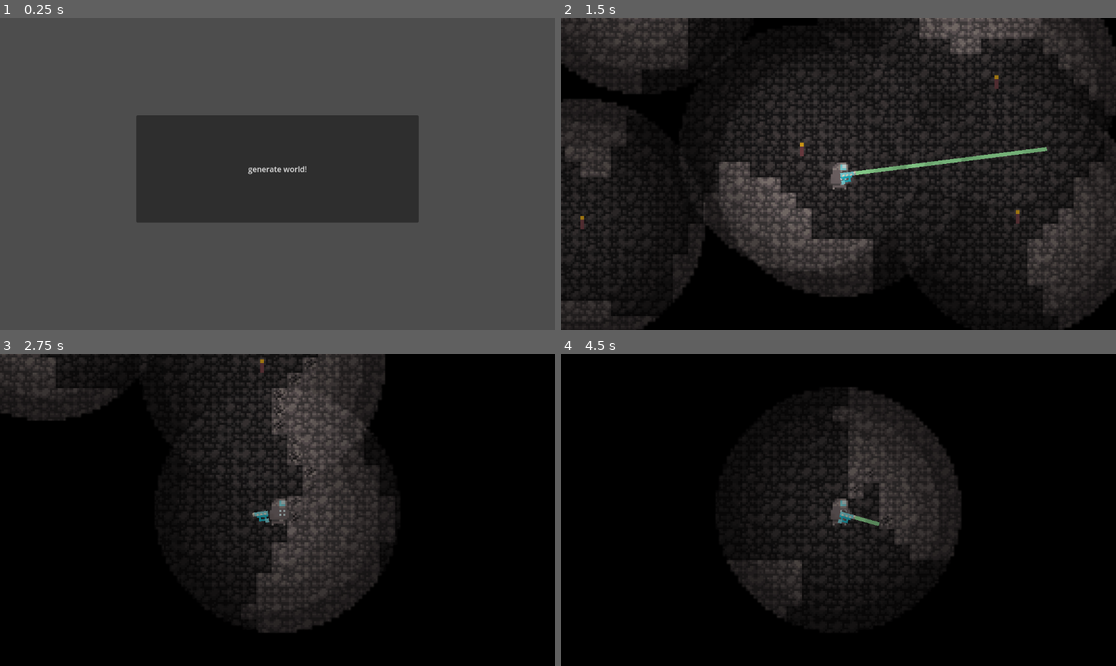
Above: before the commit, frames 1-4 (two rows, left to right).
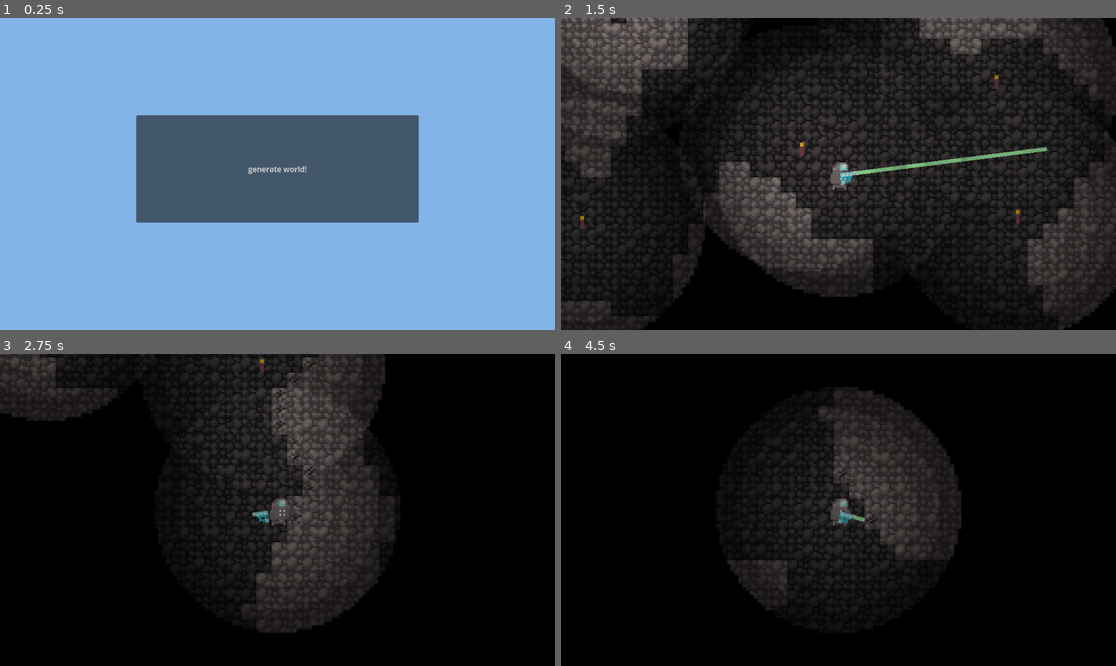
Above: after the commit, the same moments.

Repository: tygutowski/2d-mining-sandbox
Game: Godot game, scene res://Game/Main Menu.tscn
Two runs of this game, one before a commit and one after it. Both use one fixed random seed, a clock stepped at 60 frames per second and the inputs below.
Inputs (mouse positions are in pixels of both pictures, inside the frame that each line leads up to):
- Up to frame 1 (0.25 s): no input
- Up to frame 2 (1.5 s): click "generate world!" at 0.5 s; tap Enter at 1.25 s; move the mouse to (960, 158) at 1.27 s; press the mouse at (960, 158) at 1.28 s; hold D (run_right) from 1.28 s (still down)
- Up to frame 3 (2.75 s): keep holding D (run_right); tap Space (jump) at 1.52, 2.27 s; move the mouse to (166, 525) at 2.02 s; release the mouse at (166, 525) at 2.03 s; click (166, 525) at 2.1 s
- Up to frame 4 (4.5 s): move the mouse to (894, 441) at 2.77 s; release D (run_right) at 2.78 s; press the mouse at (894, 441) at 2.78 s; hold A (run_left) 2.78-3.53 s; move the mouse to (810, 572) at 3.52 s; release the mouse at (810, 572) at 3.53 s; hold D (run_right) from 3.53 s (still down); click (810, 572) at 3.6 s; tap Space (jump) at 3.77 s; move the mouse to (1005, 556) at 4.27 s; press the mouse at (1005, 556) at 4.28 s

The runs differ from the first frame. In frame 1, 100% of the frame differs, in the area x 0-100%, y 0-100%; in frame 2, 9.9%; in frame 3, 1.6%; in frame 4, 1.7%.

Commit message:
working on light raycasting

Diff:
--- a/Game/LevelData.gd
+++ b/Game/LevelData.gd
@@ -1,13 +1,18 @@
 extends Node
+
+var tile_size = 8
 
 var blocks = {
 	'AIR': -1,
 	'DIRT': 1,
 	'STONE': 2,
-	'IRON_ORE': 3}
+	'IRON_ORE': 3,
+	'TORCH': 4
+	}
 var backgrounds = {
 	'AIR': -1,
-	'STONE': 1002}
+	'STONE': 1002
+	}
 @onready var tilemap = get_tree().get_first_node_in_group("tilemap")
 var tile_list = []
 var gravity = 500
--- a/Game/Main Menu.gd
+++ b/Game/Main Menu.gd
@@ -2,6 +2,18 @@
 
 var tilemap
 var noise
+var width = 200
+var height = 200
+var lights = []
+
+var finished = -1
+
+func _physics_process(delta):
+	if finished == 0:
+		for light in lights:
+			var positions = light.check_all_positions()
+			print(positions)
+	finished -= 1
 
 func _ready():
 	noise = FastNoiseLite.new()
@@ -16,20 +28,47 @@
 	var game = load("res://Game/Main.tscn").instantiate()
 	get_parent().add_child(game)
 	tilemap = game.get_node("Level/TileMap")
-	for x in range(100):
-		for y in range(100):
+	for x in range(width):
+		for y in range(height):
+
 			if noise.get_noise_2d(x,y) > 0:
-				pass
+				# empty
+				if randi_range(1, 100) == -1:
+					gen_tile(x, y, LevelData.backgrounds['AIR'])
+					var light = load("res://Light.tscn").instantiate()
+					light.global_position = tilemap.map_to_local(Vector2(x,y))# + Vector2(LevelData.tile_size/2, LevelData.tile_size/2)
+					tilemap.get_parent().add_child(light)
+					lights.append(light)
+				else:
+					gen_bg(x, y, LevelData.backgrounds['STONE'])
 			else:
+				gen_bg(x, y, LevelData.backgrounds['STONE'])
 				gen_tile(x, y, LevelData.blocks['STONE'])
-			gen_bg(x, y, LevelData.backgrounds['STONE'])
+	gen_tile(20, 20, LevelData.backgrounds['AIR'])
+	gen_tile(20, 20, LevelData.blocks['AIR'])
+	var light = load("res://Light.tscn").instantiate()
+	light.global_position = tilemap.map_to_local(Vector2(20,20))# + Vector2(LevelData.tile_size/2, LevelData.tile_size/2)
+	tilemap.get_parent().add_child(light)
+	lights.append(light)
+	gen_finished()
+
+func gen_finished():
+	finished = 5
 
 func random_tile(tile_id):
+	if tile_id == -1:
+		return Vector2(0, 0)
 	var answer = randi_range(0, tilemap.tile_set.get_source(tile_id).get_tiles_count() - 1)
 	return Vector2(answer, 0)
 
 func gen_tile(x, y, type):
-	tilemap.set_cell(0, Vector2(x, y), type, random_tile(type))
+	if type == -1:
+		tilemap.set_cell(0, Vector2(x, y), type)
+	else:
+		tilemap.set_cell(0, Vector2(x, y), type, random_tile(type))
 
 func gen_bg(x, y, type):
-	tilemap.set_cell(2, Vector2(x, y), type, random_tile(type))
+	if type == -1:
+		tilemap.set_cell(2, Vector2(x, y), type)
+	else:
+		tilemap.set_cell(2, Vector2(x, y), type, random_tile(type))
--- a/Game/Main.tscn
+++ b/Game/Main.tscn
@@ -1,170 +1,22 @@
-[gd_scene load_steps=17 format=3 uid="uid://o4yef21c61a4"]
+[gd_scene load_steps=6 format=3 uid="uid://o4yef21c61a4"]
 
 [ext_resource type="Script" path="res://Blocks/Tile.gd" id="1_eq0eg"]
-[ext_resource type="Texture2D" uid="uid://da8wvm677db1k" path="res://Blocks/mining-tileset.png" id="2_8q7pj"]
-[ext_resource type="Texture2D" uid="uid://dbw7b1my1jrxm" path="res://Blocks/stone-tileset.png" id="2_lrivv"]
-[ext_resource type="Texture2D" uid="uid://bdj2i23ymtx58" path="res://Blocks/dirt-tileset.png" id="3_658ud"]
+[ext_resource type="TileSet" uid="uid://bm3lh3mnhxnkt" path="res://Game/Tileset.tres" id="2_38lbi"]
 [ext_resource type="PackedScene" uid="uid://dshp4uae0cui7" path="res://Player/Player.tscn" id="3_e7doq"]
-[ext_resource type="Texture2D" uid="uid://bkv1xb1r1so6k" path="res://Blocks/iron-ore-tileset.png" id="4_gkktc"]
-[ext_resource type="Texture2D" uid="uid://s0rerrddiicr" path="res://Blocks/stone-background-tileset.png" id="5_80nf7"]
-[ext_resource type="Texture2D" uid="uid://c51vdcww3wtyc" path="res://UI/black-box-export.png" id="8_7bnmk"]
 [ext_resource type="PackedScene" uid="uid://s0n06kgyuuvd" path="res://Light.tscn" id="9_6t285"]
 [ext_resource type="PackedScene" uid="uid://b525enuiy2v2p" path="res://Torch.tscn" id="10_a4jwi"]
-
-[sub_resource type="TileSetAtlasSource" id="TileSetAtlasSource_mpeyk"]
-texture = ExtResource("3_658ud")
-texture_region_size = Vector2i(8, 8)
-0:0/0 = 0
-0:0/0/physics_layer_0/linear_velocity = Vector2(0, 0)
-0:0/0/physics_layer_0/angular_velocity = 0.0
-0:0/0/physics_layer_0/polygon_0/points = PackedVector2Array(-4, -4, 4, -4, 4, 4, -4, 4)
-0:0/0/custom_data_1 = 200
-0:0/0/custom_data_2 = "self"
-0:0/0/custom_data_3 = "dirt"
-1:0/0 = 0
-1:0/0/physics_layer_0/linear_velocity = Vector2(0, 0)
-1:0/0/physics_layer_0/angular_velocity = 0.0
-1:0/0/physics_layer_0/polygon_0/points = PackedVector2Array(-4, -4, 4, -4, 4, 4, -4, 4)
-1:0/0/custom_data_1 = 200
-1:0/0/custom_data_2 = "self"
-1:0/0/custom_data_3 = "dirt"
-2:0/0 = 0
-2:0/0/physics_layer_0/linear_velocity = Vector2(0, 0)
-2:0/0/physics_layer_0/angular_velocity = 0.0
-2:0/0/physics_layer_0/polygon_0/points = PackedVector2Array(-4, -4, 4, -4, 4, 4, -4, 4)
-2:0/0/custom_data_1 = 200
-2:0/0/custom_data_2 = "self"
-2:0/0/custom_data_3 = "dirt"
-3:0/0 = 0
-3:0/0/physics_layer_0/linear_velocity = Vector2(0, 0)
-3:0/0/physics_layer_0/angular_velocity = 0.0
-3:0/0/physics_layer_0/polygon_0/points = PackedVector2Array(-4, -4, 4, -4, 4, 4, -4, 4)
-3:0/0/custom_data_1 = 200
-3:0/0/custom_data_2 = "self"
-3:0/0/custom_data_3 = "dirt"
-
-[sub_resource type="TileSetAtlasSource" id="TileSetAtlasSource_207oj"]
-texture = ExtResource("5_80nf7")
-texture_region_size = Vector2i(8, 8)
-0:0/0 = 0
-0:0/0/physics_layer_0/linear_velocity = Vector2(0, 0)
-0:0/0/physics_layer_0/angular_velocity = 0.0
-1:0/0 = 0
-1:0/0/physics_layer_0/linear_velocity = Vector2(0, 0)
-1:0/0/physics_layer_0/angular_velocity = 0.0
-2:0/0 = 0
-2:0/0/physics_layer_0/linear_velocity = Vector2(0, 0)
-2:0/0/physics_layer_0/angular_velocity = 0.0
-3:0/0 = 0
-3:0/0/physics_layer_0/linear_velocity = Vector2(0, 0)
-3:0/0/physics_layer_0/angular_velocity = 0.0
-
-[sub_resource type="TileSetAtlasSource" id="TileSetAtlasSource_yoebl"]
-texture = ExtResource("2_lrivv")
-texture_region_size = Vector2i(8, 8)
-0:0/0 = 0
-0:0/0/probability = 0.1
-0:0/0/physics_layer_0/linear_velocity = Vector2(0, 0)
-0:0/0/physics_layer_0/angular_velocity = 0.0
-0:0/0/physics_layer_0/polygon_0/points = PackedVector2Array(-4, -4, 4, -4, 4, 4, -4, 4)
-0:0/0/custom_data_1 = 400
-0:0/0/custom_data_2 = "self"
-0:0/0/custom_data_3 = "stone"
-2:0/0 = 0
-2:0/0/probability = 0.1
-2:0/0/physics_layer_0/linear_velocity = Vector2(0, 0)
-2:0/0/physics_layer_0/angular_velocity = 0.0
-2:0/0/physics_layer_0/polygon_0/points = PackedVector2Array(-4, -4, 4, -4, 4, 4, -4, 4)
-2:0/0/custom_data_1 = 400
-2:0/0/custom_data_2 = "self"
-2:0/0/custom_data_3 = "stone"
-1:0/0 = 0
-1:0/0/probability = 0.8
-1:0/0/physics_layer_0/linear_velocity = Vector2(0, 0)
-1:0/0/physics_layer_0/angular_velocity = 0.0
-1:0/0/physics_layer_0/polygon_0/points = PackedVector2Array(-4, -4, 4, -4, 4, 4, -4, 4)
-1:0/0/custom_data_1 = 400
-1:0/0/custom_data_2 = "self"
-1:0/0/custom_data_3 = "stone"
-3:0/0 = 0
-3:0/0/physics_layer_0/linear_velocity = Vector2(0, 0)
-3:0/0/physics_layer_0/angular_velocity = 0.0
-3:0/0/physics_layer_0/polygon_0/points = PackedVector2Array(-4, -4, 4, -4, 4, 4, -4, 4)
-3:0/0/custom_data_1 = 400
-3:0/0/custom_data_2 = "self"
-3:0/0/custom_data_3 = "stone"
-
-[sub_resource type="TileSetAtlasSource" id="TileSetAtlasSource_2iho6"]
-texture = ExtResource("4_gkktc")
-texture_region_size = Vector2i(8, 8)
-0:0/0 = 0
-0:0/0/physics_layer_0/linear_velocity = Vector2(0, 0)
-0:0/0/physics_layer_0/angular_velocity = 0.0
-0:0/0/physics_layer_0/polygon_0/points = PackedVector2Array(-4, -4, 4, -4, 4, 4, -4, 4)
-0:0/0/custom_data_1 = 500
-0:0/0/custom_data_2 = "iron-ore"
-0:0/0/custom_data_3 = "iron_ore"
-
-[sub_resource type="TileSetAtlasSource" id="TileSetAtlasSource_8nkmo"]
-texture = ExtResource("2_8q7pj")
-texture_region_size = Vector2i(8, 8)
-1:0/0 = 0
-1:0/0/physics_layer_0/linear_velocity = Vector2(0, 0)
-1:0/0/physics_layer_0/angular_velocity = 0.0
-1:0/0/custom_data_0 = 2
-0:1/0 = 0
-0:1/0/physics_layer_0/linear_velocity = Vector2(0, 0)
-0:1/0/physics_layer_0/angular_velocity = 0.0
-0:1/0/custom_data_0 = 3
-0:0/0 = 0
-0:0/0/physics_layer_0/linear_velocity = Vector2(0, 0)
-0:0/0/physics_layer_0/angular_velocity = 0.0
-0:0/0/custom_data_0 = 1
-1:1/0 = 0
-1:1/0/physics_layer_0/linear_velocity = Vector2(0, 0)
-1:1/0/physics_layer_0/angular_velocity = 0.0
-1:1/0/custom_data_0 = 4
-
-[sub_resource type="TileSet" id="TileSet_r6rsn"]
-tile_size = Vector2i(8, 8)
-physics_layer_0/collision_layer = 7
-physics_layer_0/collision_mask = 7
-custom_data_layer_0/name = "damage"
-custom_data_layer_0/type = 2
-custom_data_layer_1/name = "health"
-custom_data_layer_1/type = 2
-custom_data_layer_2/name = "drops"
-custom_data_layer_2/type = 4
-custom_data_layer_3/name = "block name"
-custom_data_layer_3/type = 4
-sources/999 = SubResource("TileSetAtlasSource_8nkmo")
-sources/1002 = SubResource("TileSetAtlasSource_207oj")
-sources/3 = SubResource("TileSetAtlasSource_2iho6")
-sources/1 = SubResource("TileSetAtlasSource_mpeyk")
-sources/2 = SubResource("TileSetAtlasSource_yoebl")
 
 [node name="Main" type="Node2D"]
 script = ExtResource("1_eq0eg")
 
-[node name="CanvasLayer" type="CanvasLayer" parent="."]
-
-[node name="TextureRect" type="TextureRect" parent="CanvasLayer"]
-visible = false
-anchors_preset = 15
-anchor_right = 1.0
-anchor_bottom = 1.0
-grow_horizontal = 2
-grow_vertical = 2
-texture = ExtResource("8_7bnmk")
-
-[node name="CanvasModulate" type="CanvasModulate" parent="."]
+[node name="DarknessOverlay" type="CanvasModulate" parent="."]
 color = Color(0, 0, 0, 1)
 
 [node name="Level" type="Node2D" parent="." groups=["level"]]
 
 [node name="TileMap" type="TileMap" parent="Level" groups=["tilemap"]]
 texture_filter = 1
-tile_set = SubResource("TileSet_r6rsn")
+tile_set = ExtResource("2_38lbi")
 format = 2
 layer_0/name = "tiles"
 layer_0/y_sort_enabled = true
--- /dev/null
+++ b/Game/Tileset.tres
@@ -0,0 +1,148 @@
+[gd_resource type="TileSet" load_steps=13 format=3 uid="uid://bm3lh3mnhxnkt"]
+
+[ext_resource type="Texture2D" uid="uid://bdj2i23ymtx58" path="res://Blocks/dirt-tileset.png" id="1_0h558"]
+[ext_resource type="Texture2D" uid="uid://s0rerrddiicr" path="res://Blocks/stone-background-tileset.png" id="2_1iuq7"]
+[ext_resource type="Texture2D" uid="uid://dbw7b1my1jrxm" path="res://Blocks/stone-tileset.png" id="3_tkx01"]
+[ext_resource type="Texture2D" uid="uid://bkv1xb1r1so6k" path="res://Blocks/iron-ore-tileset.png" id="4_d2sla"]
+[ext_resource type="Texture2D" uid="uid://da8wvm677db1k" path="res://Blocks/mining-tileset.png" id="5_q2bix"]
+[ext_resource type="Texture2D" uid="uid://cq6y2obwexbr1" path="res://Blocks/torch.png" id="5_uug4w"]
+
+[sub_resource type="TileSetAtlasSource" id="TileSetAtlasSource_mpeyk"]
+texture = ExtResource("1_0h558")
+texture_region_size = Vector2i(8, 8)
+0:0/0 = 0
+0:0/0/physics_layer_0/linear_velocity = Vector2(0, 0)
+0:0/0/physics_layer_0/angular_velocity = 0.0
+0:0/0/physics_layer_0/polygon_0/points = PackedVector2Array(-4, -4, 4, -4, 4, 4, -4, 4)
+0:0/0/custom_data_1 = 200
+0:0/0/custom_data_2 = "self"
+0:0/0/custom_data_3 = "dirt"
+1:0/0 = 0
+1:0/0/physics_layer_0/linear_velocity = Vector2(0, 0)
+1:0/0/physics_layer_0/angular_velocity = 0.0
+1:0/0/physics_layer_0/polygon_0/points = PackedVector2Array(-4, -4, 4, -4, 4, 4, -4, 4)
+1:0/0/custom_data_1 = 200
+1:0/0/custom_data_2 = "self"
+1:0/0/custom_data_3 = "dirt"
+2:0/0 = 0
+2:0/0/physics_layer_0/linear_velocity = Vector2(0, 0)
+2:0/0/physics_layer_0/angular_velocity = 0.0
+2:0/0/physics_layer_0/polygon_0/points = PackedVector2Array(-4, -4, 4, -4, 4, 4, -4, 4)
+2:0/0/custom_data_1 = 200
+2:0/0/custom_data_2 = "self"
+2:0/0/custom_data_3 = "dirt"
+3:0/0 = 0
+3:0/0/physics_layer_0/linear_velocity = Vector2(0, 0)
+3:0/0/physics_layer_0/angular_velocity = 0.0
+3:0/0/physics_layer_0/polygon_0/points = PackedVector2Array(-4, -4, 4, -4, 4, 4, -4, 4)
+3:0/0/custom_data_1 = 200
+3:0/0/custom_data_2 = "self"
+3:0/0/custom_data_3 = "dirt"
+
+[sub_resource type="TileSetAtlasSource" id="TileSetAtlasSource_207oj"]
+texture = ExtResource("2_1iuq7")
+texture_region_size = Vector2i(8, 8)
+0:0/0 = 0
+0:0/0/physics_layer_0/linear_velocity = Vector2(0, 0)
+0:0/0/physics_layer_0/angular_velocity = 0.0
+1:0/0 = 0
+1:0/0/physics_layer_0/linear_velocity = Vector2(0, 0)
+1:0/0/physics_layer_0/angular_velocity = 0.0
+2:0/0 = 0
+2:0/0/physics_layer_0/linear_velocity = Vector2(0, 0)
+2:0/0/physics_layer_0/angular_velocity = 0.0
+3:0/0 = 0
+3:0/0/physics_layer_0/linear_velocity = Vector2(0, 0)
+3:0/0/physics_layer_0/angular_velocity = 0.0
+
+[sub_resource type="TileSetAtlasSource" id="TileSetAtlasSource_yoebl"]
+texture = ExtResource("3_tkx01")
+texture_region_size = Vector2i(8, 8)
+0:0/0 = 0
+0:0/0/probability = 0.1
+0:0/0/physics_layer_0/linear_velocity = Vector2(0, 0)
+0:0/0/physics_layer_0/angular_velocity = 0.0
+0:0/0/physics_layer_0/polygon_0/points = PackedVector2Array(-4, -4, 4, -4, 4, 4, -4, 4)
+0:0/0/custom_data_1 = 400
+0:0/0/custom_data_2 = "self"
+0:0/0/custom_data_3 = "stone"
+2:0/0 = 0
+2:0/0/probability = 0.1
+2:0/0/physics_layer_0/linear_velocity = Vector2(0, 0)
+2:0/0/physics_layer_0/angular_velocity = 0.0
+2:0/0/physics_layer_0/polygon_0/points = PackedVector2Array(-4, -4, 4, -4, 4, 4, -4, 4)
+2:0/0/custom_data_1 = 400
+2:0/0/custom_data_2 = "self"
+2:0/0/custom_data_3 = "stone"
+1:0/0 = 0
+1:0/0/probability = 0.8
+1:0/0/physics_layer_0/linear_velocity = Vector2(0, 0)
+1:0/0/physics_layer_0/angular_velocity = 0.0
+1:0/0/physics_layer_0/polygon_0/points = PackedVector2Array(-4, -4, 4, -4, 4, 4, -4, 4)
+1:0/0/custom_data_1 = 400
+1:0/0/custom_data_2 = "self"
+1:0/0/custom_data_3 = "stone"
+3:0/0 = 0
+3:0/0/physics_layer_0/linear_velocity = Vector2(0, 0)
+3:0/0/physics_layer_0/angular_velocity = 0.0
+3:0/0/physics_layer_0/polygon_0/points = PackedVector2Array(-4, -4, 4, -4, 4, 4, -4, 4)
+3:0/0/custom_data_1 = 400
+3:0/0/custom_data_2 = "self"
+3:0/0/custom_data_3 = "stone"
+
+[sub_resource type="TileSetAtlasSource" id="TileSetAtlasSource_2iho6"]
+texture = ExtResource("4_d2sla")
+texture_region_size = Vector2i(8, 8)
+0:0/0 = 0
+0:0/0/physics_layer_0/linear_velocity = Vector2(0, 0)
+0:0/0/physics_layer_0/angular_velocity = 0.0
+0:0/0/physics_layer_0/polygon_0/points = PackedVector2Array(-4, -4, 4, -4, 4, 4, -4, 4)
+0:0/0/custom_data_1 = 500
+0:0/0/custom_data_2 = "iron-ore"
+0:0/0/custom_data_3 = "iron_ore"
+
+[sub_resource type="TileSetAtlasSource" id="TileSetAtlasSource_xoxm3"]
+texture = ExtResource("5_uug4w")
+texture_region_size = Vector2i(8, 8)
+0:0/0 = 0
+0:0/0/physics_layer_0/linear_velocity = Vector2(0, 0)
+0:0/0/physics_layer_0/angular_velocity = 0.0
+
+[sub_resource type="TileSetAtlasSource" id="TileSetAtlasSource_8nkmo"]
+texture = ExtResource("5_q2bix")
+texture_region_size = Vector2i(8, 8)
+1:0/0 = 0
+1:0/0/physics_layer_0/linear_velocity = Vector2(0, 0)
+1:0/0/physics_layer_0/angular_velocity = 0.0
+1:0/0/custom_data_0 = 2
+0:1/0 = 0
+0:1/0/physics_layer_0/linear_velocity = Vector2(0, 0)
+0:1/0/physics_layer_0/angular_velocity = 0.0
+0:1/0/custom_data_0 = 3
+0:0/0 = 0
+0:0/0/physics_layer_0/linear_velocity = Vector2(0, 0)
+0:0/0/physics_layer_0/angular_velocity = 0.0
+0:0/0/custom_data_0 = 1
+1:1/0 = 0
+1:1/0/physics_layer_0/linear_velocity = Vector2(0, 0)
+1:1/0/physics_layer_0/angular_velocity = 0.0
+1:1/0/custom_data_0 = 4
+
+[resource]
+tile_size = Vector2i(8, 8)
+physics_layer_0/collision_layer = 7
+physics_layer_0/collision_mask = 7
+custom_data_layer_0/name = "damage"
+custom_data_layer_0/type = 2
+custom_data_layer_1/name = "health"
+custom_data_layer_1/type = 2
+custom_data_layer_2/name = "drops"
+custom_data_layer_2/type = 4
+custom_data_layer_3/name = "block name"
+custom_data_layer_3/type = 4
+sources/999 = SubResource("TileSetAtlasSource_8nkmo")
+sources/1002 = SubResource("TileSetAtlasSource_207oj")
+sources/3 = SubResource("TileSetAtlasSource_2iho6")
+sources/1 = SubResource("TileSetAtlasSource_mpeyk")
+sources/2 = SubResource("TileSetAtlasSource_yoebl")
+sources/4 = SubResource("TileSetAtlasSource_xoxm3")
--- /dev/null
+++ b/Light.gd
@@ -0,0 +1,17 @@
+extends PointLight2D
+
+@onready var raycast = get_node("RayCast2D")
+@onready var tilemap = get_tree().get_first_node_in_group("tilemap")
+
+func check_all_positions():
+	var positions = []
+	for i in range(36):
+		raycast.force_raycast_update()
+		print("is_updated")
+		if raycast.is_colliding():
+			print("is_colliding")
+			var collision_point = raycast.get_collision_point()
+			var tile = tilemap.local_to_map(collision_point)
+			positions.append(tile)
+		raycast.rotation += deg_to_rad(10)
+	return positions
--- a/Light.tscn
+++ b/Light.tscn
@@ -1,7 +1,14 @@
-[gd_scene load_steps=2 format=3 uid="uid://s0n06kgyuuvd"]
+[gd_scene load_steps=3 format=3 uid="uid://s0n06kgyuuvd"]
 
 [ext_resource type="Texture2D" uid="uid://c5nsefu0ycjrr" path="res://UI/light.png" id="1_rej03"]
+[ext_resource type="Script" path="res://Light.gd" id="2_ia7wp"]
 
 [node name="PointLight2D" type="PointLight2D"]
 blend_mode = 2
 texture = ExtResource("1_rej03")
+script = ExtResource("2_ia7wp")
+
+[node name="RayCast2D" type="RayCast2D" parent="."]
+target_position = Vector2(1000, 0)
+collision_mask = 2
+hit_from_inside = true
--- a/Weapons/Gun.tscn
+++ b/Weapons/Gun.tscn
@@ -13,6 +13,7 @@
 position = Vector2(6, 0)
 target_position = Vector2(100, 0)
 collision_mask = 2
+hit_from_inside = true
 
 [node name="Line2D" type="Line2D" parent="."]
 position = Vector2(6, 0)
--- a/project.godot
+++ b/project.godot
@@ -60,3 +60,7 @@
 "events": [Object(InputEventKey,"resource_local_to_scene":false,"resource_name":"","device":0,"window_id":0,"alt_pressed":false,"shift_pressed":false,"ctrl_pressed":false,"meta_pressed":false,"pressed":false,"keycode":0,"physical_keycode":69,"unicode":0,"echo":false,"script":null)
 ]
 }
+
+[rendering]
+
+environment/defaults/default_clear_color=Color(0.509804, 0.705882, 0.905882, 1)
